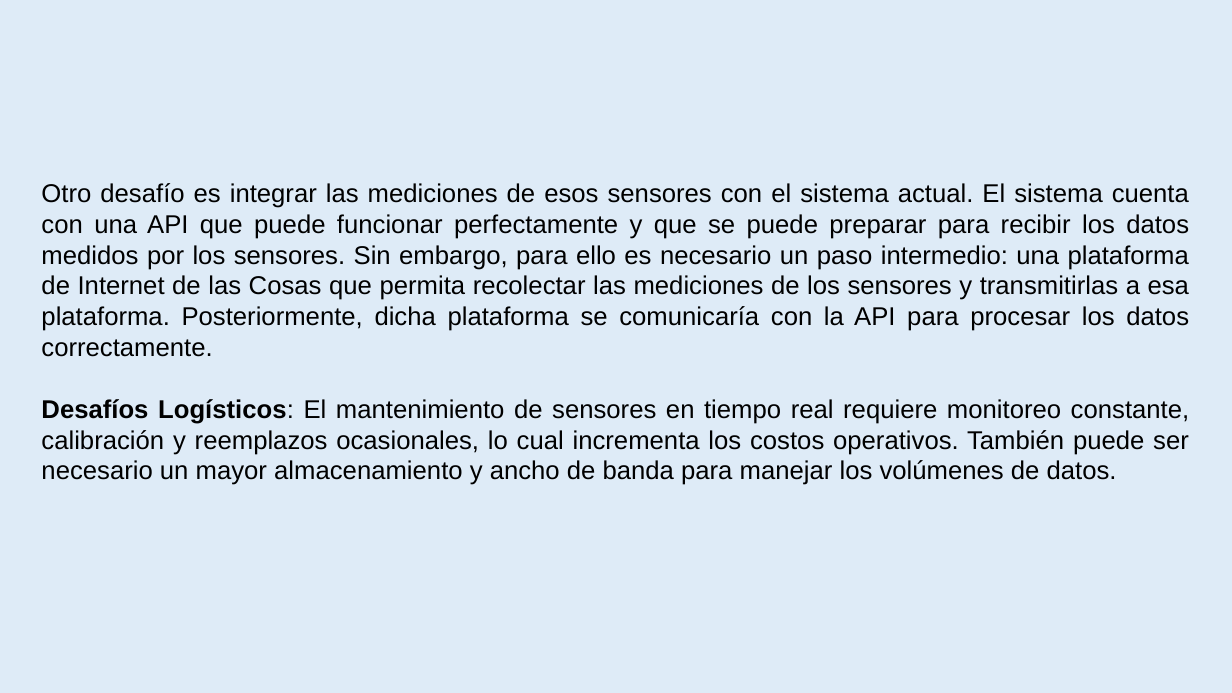
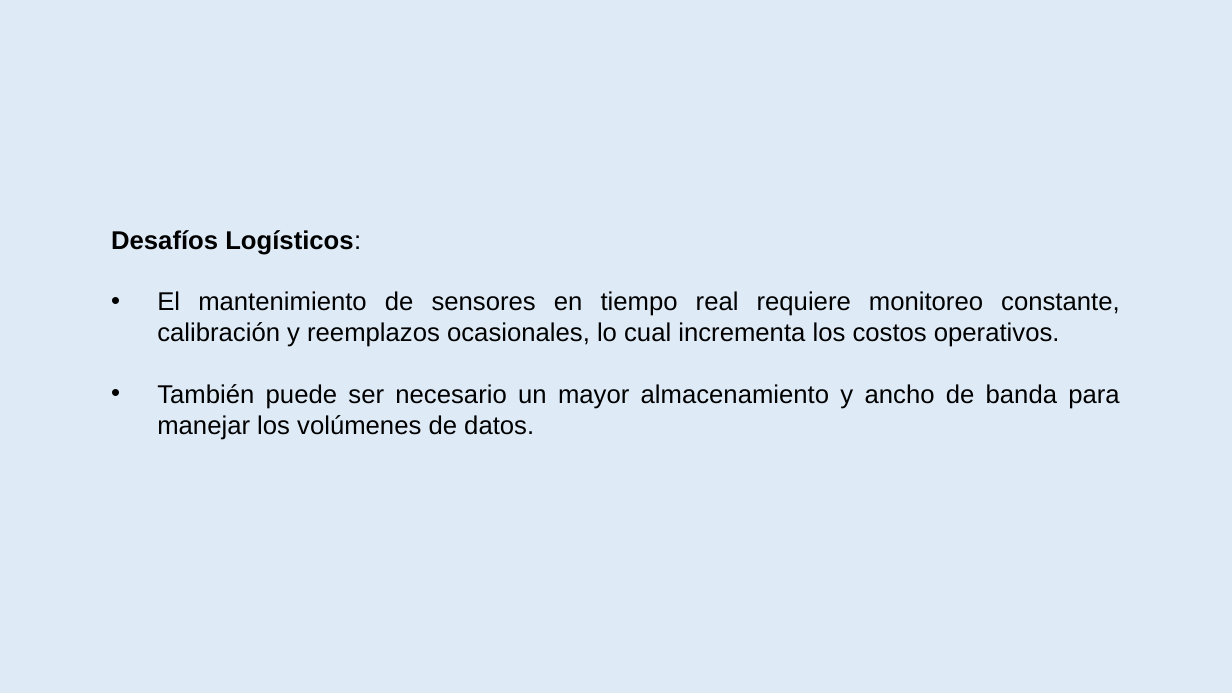
Before and after one commit to amypadron/prower_tesis, a slide deck: slide 64 of Digestión anaerobía.Original.pptx. Drawn at 1232x693 pixels with LibreOffice and Linux fonts; fonts in the diff are those of the drawing. Boxes give left, top, right and bottom in pixels: in the first picture for what was removed or moved away, otherwise in the second. Text is boxed around its words. In the diff, an @@ line names an element or a change of style, - is before the commit and + after.

```diff
--- a/Digestión anaerobía.Original.pptx
+++ b/Digestión anaerobía.Original.pptx
@@ text at box(111, 230, 1119, 440): text changed @@
-Otro desafío es integrar las mediciones de esos sensores con el sistema actual. El sistema cuenta con una API que puede funcionar perfectamente y que se puede preparar para recibir los datos medidos por los sensores. Sin embargo, para ello es necesario un paso intermedio: una plataforma de Internet de las Cosas que permita recolectar las mediciones de los sensores y transmitirlas a esa plataforma. Posteriormente, dicha plataforma se comunicaría con la API para procesar los datos correctamente.
-Desafíos Logísticos: El mantenimiento de sensores en tiempo real requiere monitoreo constante, calibración y reemplazos ocasionales, lo cual incrementa los costos operativos. También puede ser necesario un mayor almacenamiento y ancho de banda para manejar los volúmenes de datos.
+Desafíos Logísticos:
+• El mantenimiento de sensores en tiempo real requiere monitoreo constante, calibración y reemplazos ocasionales, lo cual incrementa los costos operativos.
+• También puede ser necesario un mayor almacenamiento y ancho de banda para manejar los volúmenes de datos.
```
Also in this commit, not shown: 10 other slides changed.
